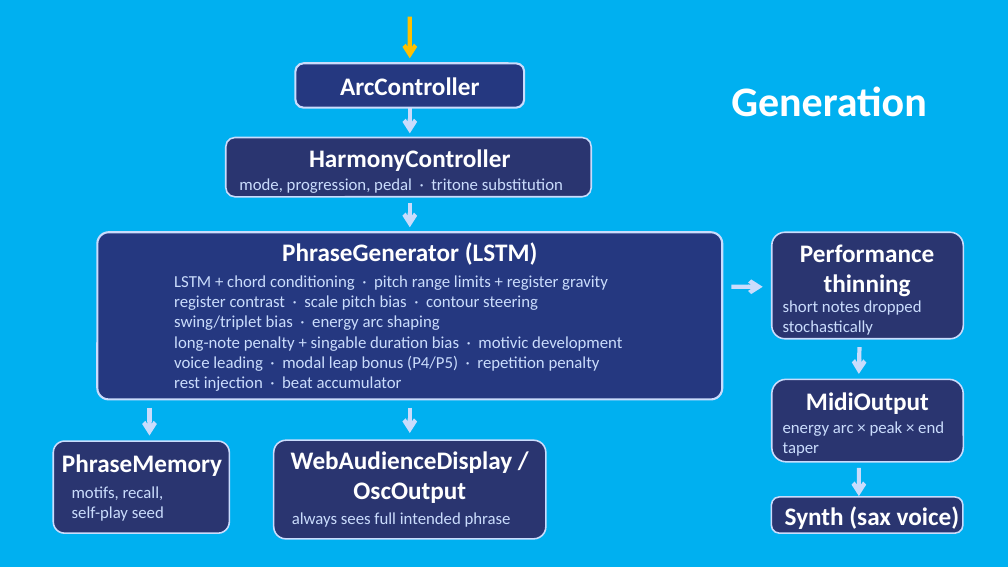
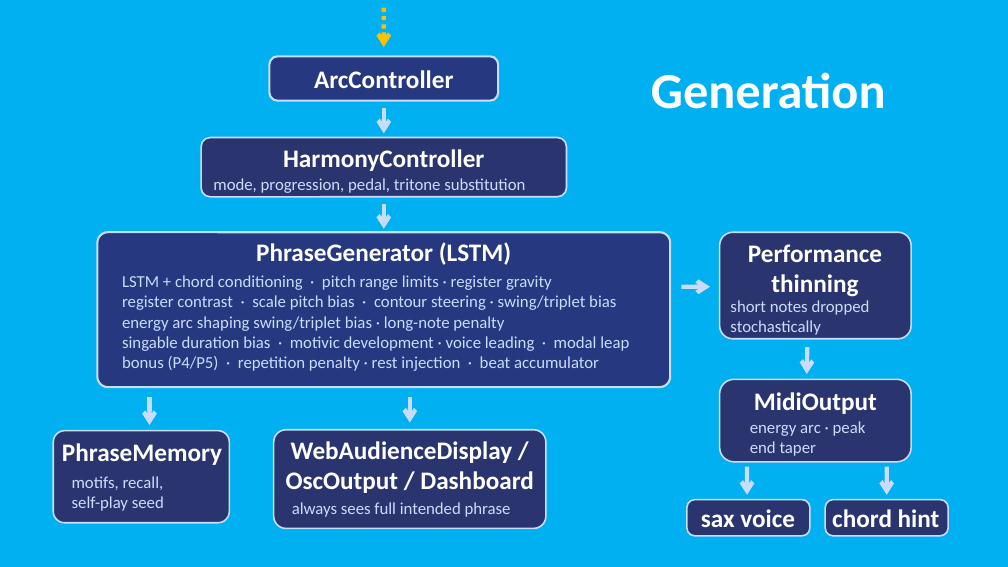
Before and after one commit to davidderoure/wolfson, a slide deck: slide 7 of docs/wolfson.pptx. Drawn at 1008x567 pixels with LibreOffice and Linux fonts; fonts in the diff are those of the drawing. Boxes give left, top, right and bottom in pixels: in the first picture for what was removed or moved away, otherwise in the second. Text is boxed around its words. In the diff, an @@ line names an element or a change of style, - is before the commit and + after.

```diff
--- a/docs/wolfson.pptx
+++ b/docs/wolfson.pptx
@@ arrow moved from (410, 17) - (410, 58) to (384, 8) - (384, 47) @@
@@ arrow (384, 8) - (384, 47): stroke #FFC000 4 pt to #FFC000 4 pt dashed @@
@@ text "ArcController": place and size @@
-text "ArcController" at [340,77,479,95]
+text "ArcController" at [314,70,453,88]
@@ rounded rectangle: place and size @@
-rounded rectangle at [296,64,525,108]
+rounded rectangle at [269,57,498,101]
@@ text "Generation": place and size @@
-text "Generation" at [731,86,926,117]
+text "Generation" at [651,72,886,109]
@@ text "Generation" at [651,72,886,109]: size 40 to 48 pt @@
@@ text at [213,178,525,193]: text changed @@
-mode, progression, pedal · tritone substitution
+mode, progression, pedal, tritone substitution
@@ 2 arrows, 1 text, 1 rounded rectangle: place and size @@
-2 arrows, 1 text, 1 rounded rectangle at [226,107,591,228]
+2 arrows, 1 text, 1 rounded rectangle at [201,107,566,229]
@@ rounded rectangle: place and size @@
-rounded rectangle at [98,232,723,399]
+rounded rectangle at [98,232,671,387]
@@ text "PhraseGenerator (LSTM)": place and size @@
-text "PhraseGenerator (LSTM)" at [282,242,538,265]
+text "PhraseGenerator (LSTM)" at [256,242,512,265]
@@ text "Performance thinning": place and size @@
-text "Performance thinning" at [800,244,934,297]
+text "Performance thinning" at [748,244,882,297]
@@ text at [122,275,629,371]: text changed @@
-LSTM + chord conditioning · pitch range limits + register gravity
-register contrast · scale pitch bias · contour steering
-swing/triplet bias · energy arc shaping
-long-note penalty + singable duration bias · motivic development
-voice leading · modal leap bonus (P4/P5) · repetition penalty
-rest injection · beat accumulator
+LSTM + chord conditioning · pitch range limits · register gravity
+register contrast · scale pitch bias · contour steering · swing/triplet bias
+energy arc shaping swing/triplet bias · long-note penalty
+singable duration bias · motivic development · voice leading · modal leap bonus (P4/P5) · repetition penalty · rest injection · beat accumulator
@@ 2 texts, 2 arrows, 2 rounded rectangles: place and size @@
-2 texts, 2 arrows, 2 rounded rectangles at [732,232,963,462]
+2 texts, 2 arrows, 2 rounded rectangles at [681,232,911,462]
@@ 3 texts, 2 rounded rectangles, 2 arrows, 1 line: place and size @@
-3 texts, 2 rounded rectangles, 2 arrows, 1 line at [53,408,546,538]
+3 texts, 2 rounded rectangles, 2 arrows, 1 line at [53,398,546,528]
@@ text at [286,441,534,493]: text changed @@
-WebAudienceDisplay / OscOutput
+WebAudienceDisplay / OscOutput / Dashboard
@@ text at [750,421,866,456]: text changed @@
-energy arc × peak × end taper
+energy arc · peak
+end taper
@@ arrow added from (747, 467) to (747, 495), #CADCFC 4 pt @@
@@ arrow moved from (859, 468) - (859, 496) to (887, 467) - (887, 495) @@
@@ rounded rectangle added at [687,500,811,536], fill #2A3570, outline #CADCFC 1.5 pt @@
@@ text at [701,509,795,527]: text changed @@
-Synth (sax voice)
+sax voice
@@ rounded rectangle: place and size @@
-rounded rectangle at [771,497,963,533]
+rounded rectangle at [826,500,949,536]
@@ text added at [832,509,940,527], 24 pt, text #FFFFFF, bold @@
+chord hint
```
Also in this commit, not shown: 4 other slides changed, 1 other file.
